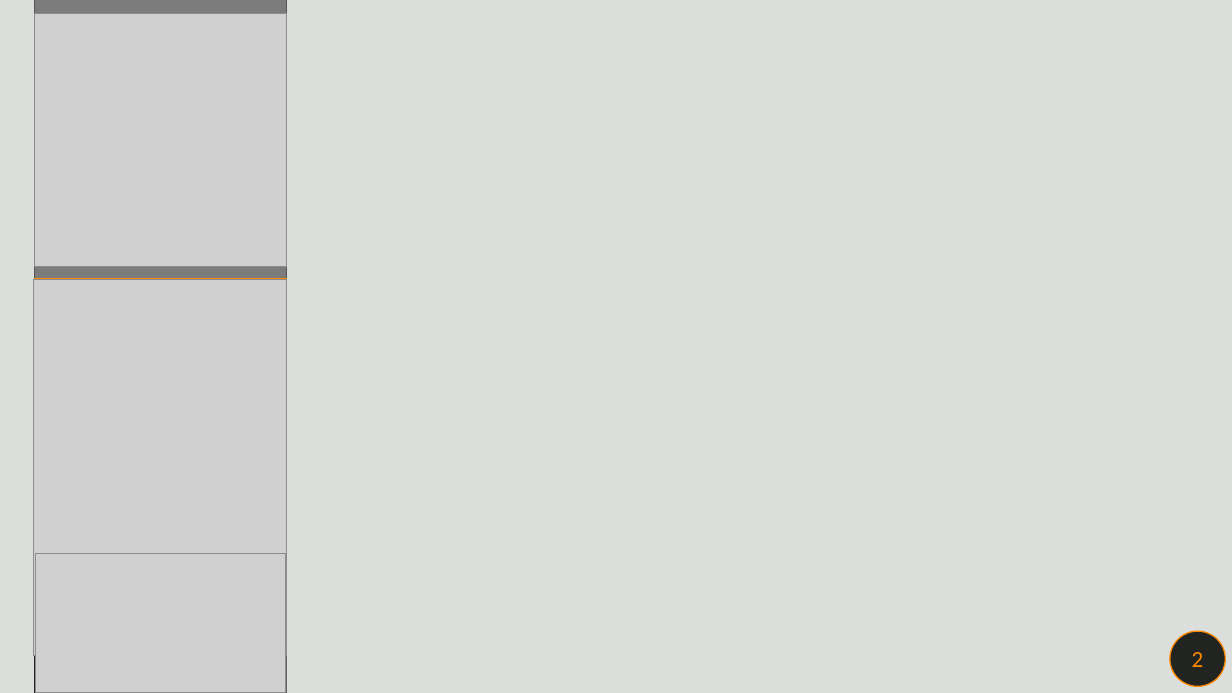
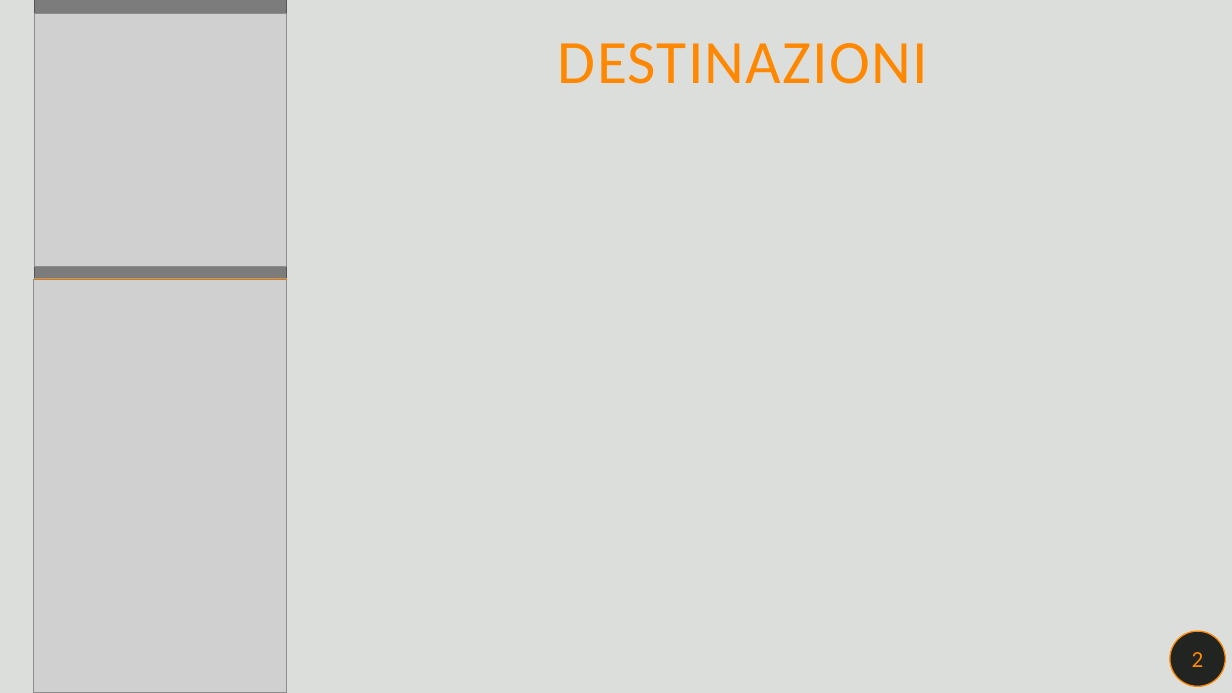
Before and after one commit to kevinmala00/PonyHelper, a slide deck: slide 9 of PresentazionePonyHelper.pptx. Drawn at 1232x693 pixels with LibreOffice and Linux fonts; fonts in the diff are those of the drawing; grey boxes stand for pictures. Boxes give left, top, right and bottom in pixels: in the first picture for what was removed or moved away, otherwise in the second. Text is boxed around its words. In the diff, an @@ line names an element or a change of style, - is before the commit and + after.

Commit message:
update presentazione powerpoint

```diff
--- a/PresentazionePonyHelper.pptx
+++ b/PresentazionePonyHelper.pptx
@@ text added at box(558, 43, 928, 84), 48 pt, text #FF8800 @@
+DESTINAZIONI
@@ picture: place and size @@
-picture at box(34, 280, 287, 655)
+picture at box(34, 280, 287, 693)
@@ picture removed at box(35, 554, 285, 693) @@
```
Also in this commit, not shown: 5 other slides changed, 8 slides added, 9 slides removed.
